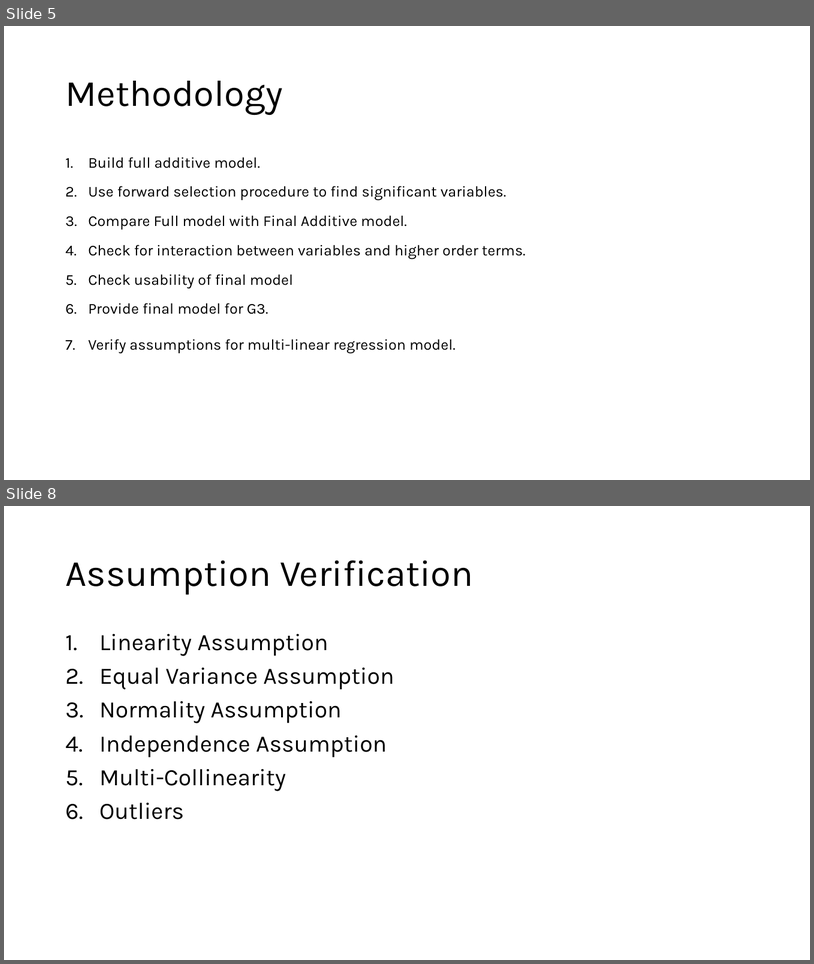
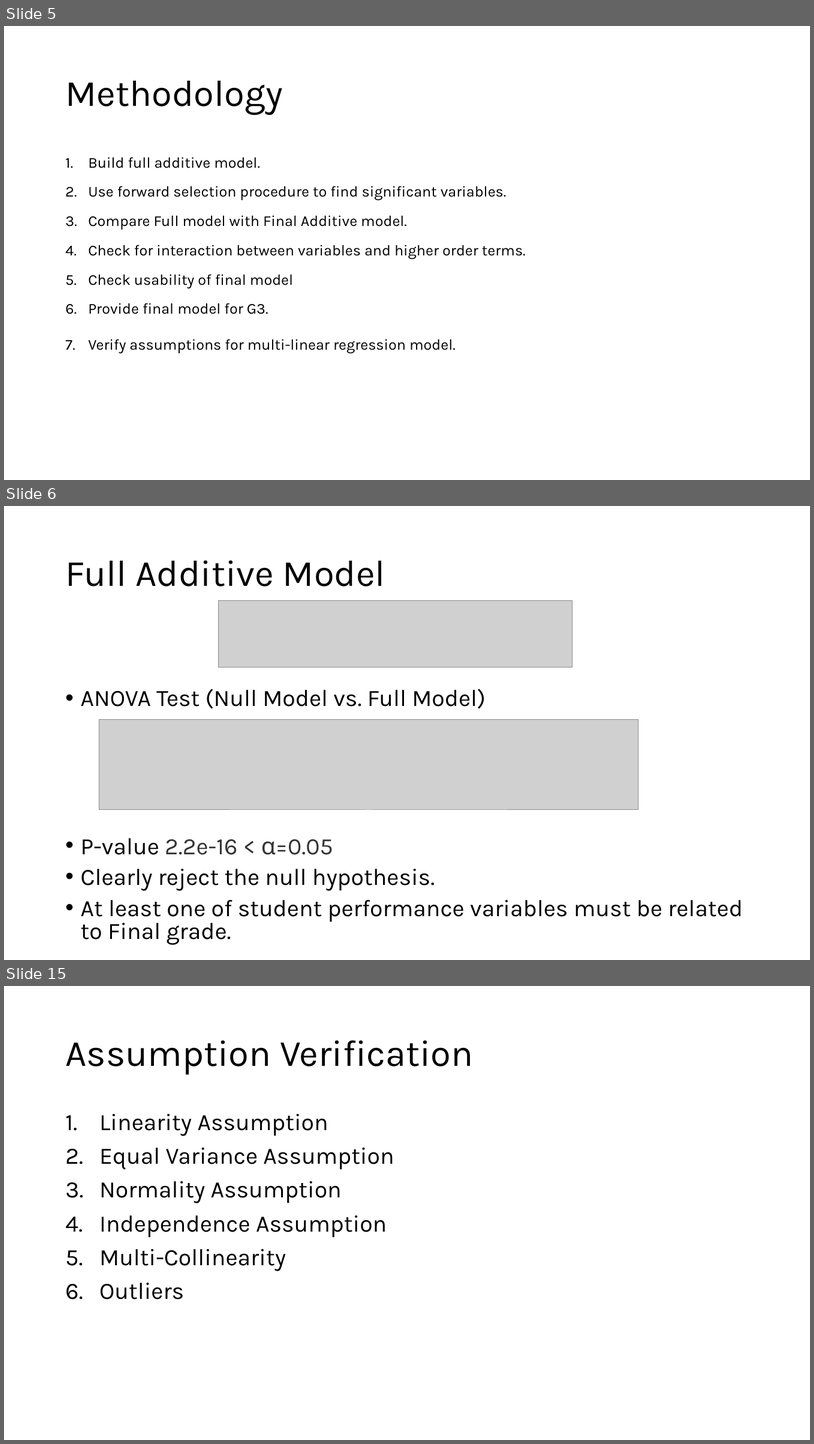
Before and after one commit to prs-sharma9/DATA-603_PROJECT, a slide deck: Final_Presentation.pptx. Shown one above the other, each under a label of ours: slides 5 and 8 before the commit, slides 5, 6 and 15 after it; the slides between them are not shown. The pictures are 814x964 and 814x1444 pixels, drawn with LibreOffice and Linux fonts; fonts in the diff are those of the drawing; grey boxes stand for pictures. Boxes give left, top, right and bottom in pixels: in the first picture for what was removed or moved away, otherwise in the second. Text is boxed around its words. In the diff, an @@ line names an element or a change of style, - is before the commit and + after.

```diff
--- a/Final_Presentation.pptx
+++ b/Final_Presentation.pptx
@@ slide 6 added at [4,506,810,960], background #FFFFFF @@
@@ title added at [65,560,386,586], 44 pt, text #000000 @@
+Full Additive Model
@@ picture added at [219,601,573,667] @@
@@ text added at [81,688,486,709], 28 pt, text #000000 @@
+• ANOVA Test (Null Model vs. Full Model)
@@ picture added at [99,720,639,810] @@
@@ text added at [81,838,743,945], 28 pt, text #000000 @@
+• P-value 2.2e-16 < α=0.05
+• Clearly reject the null hypothesis.
+• At least one of student performance variables must be related to Final grade.
@@ what was slide 8 is now slide 15 @@
```
Also in this commit, not shown: 1 slide changed, 7 other slides added, 1 slide removed, 1 other file.
